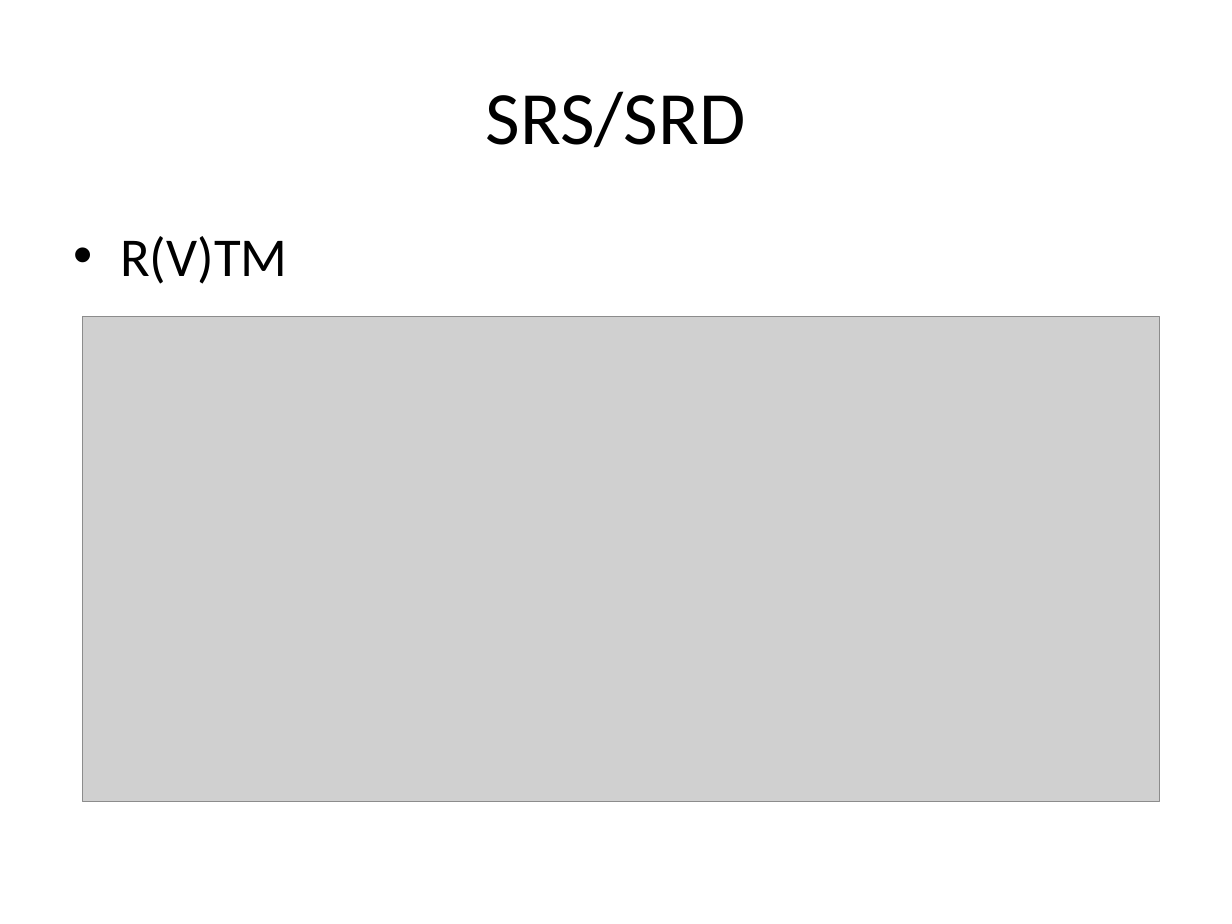
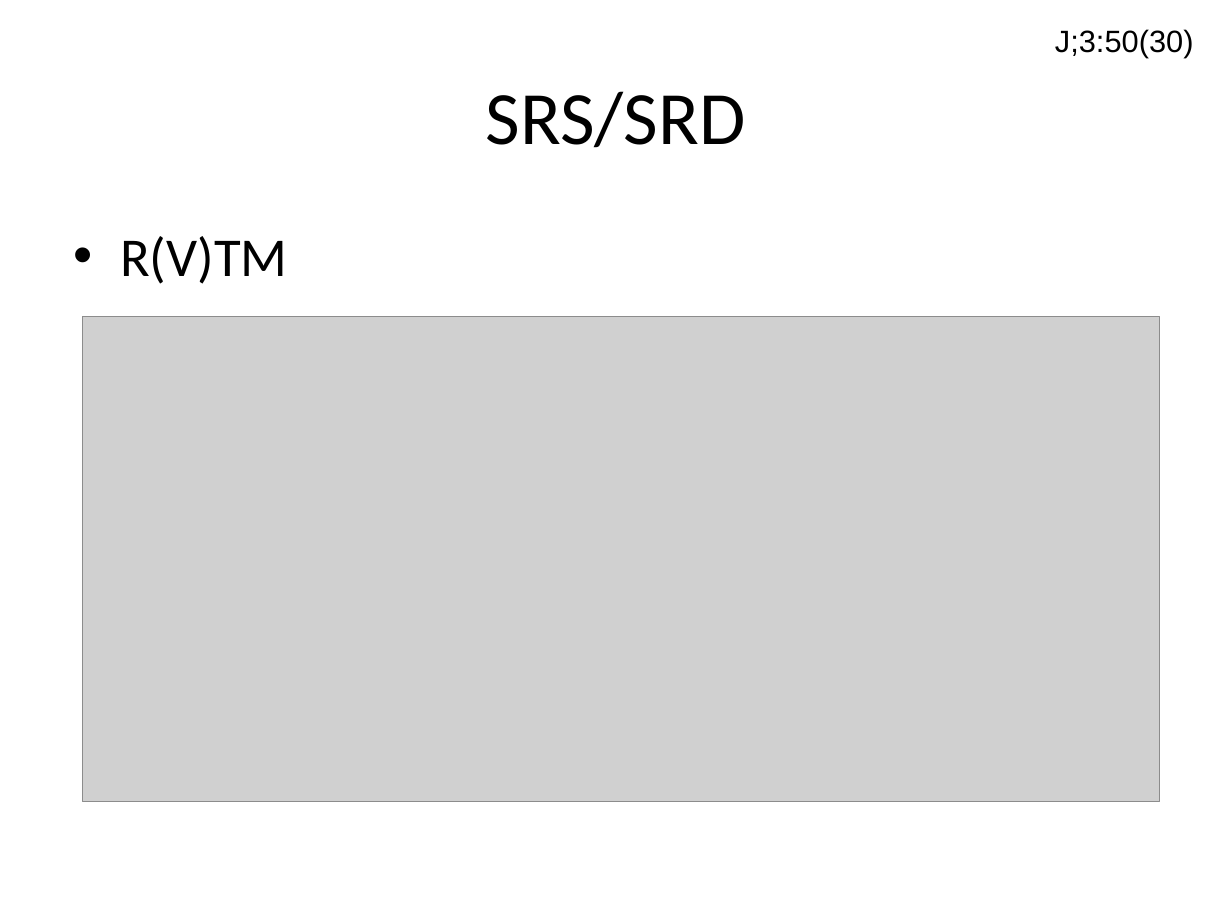
Before and after one commit to ahpoder/masterofit2009, a slide deck: slide 8 of syseng_hwco/proj/Artifact/Presentations/Presentation_exam.pptx. Drawn at 1232x924 pixels with LibreOffice and Linux fonts; fonts in the diff are those of the drawing; grey boxes stand for pictures. Boxes give left, top, right and bottom in pixels: in the first picture for what was removed or moved away, otherwise in the second. Text is boxed around its words. In the diff, an @@ line names an element or a change of style, - is before the commit and + after.

```diff
--- a/syseng_hwco/proj/Artifact/Presentations/Presentation_exam.pptx
+++ b/syseng_hwco/proj/Artifact/Presentations/Presentation_exam.pptx
@@ text added at bbox=[1055, 29, 1194, 58], 18 pt, text #000000 @@
+J;3:50(30)
```
Also in this commit, not shown: 19 other slides changed, 2 slides added, 1 slide removed, 2 other files.
